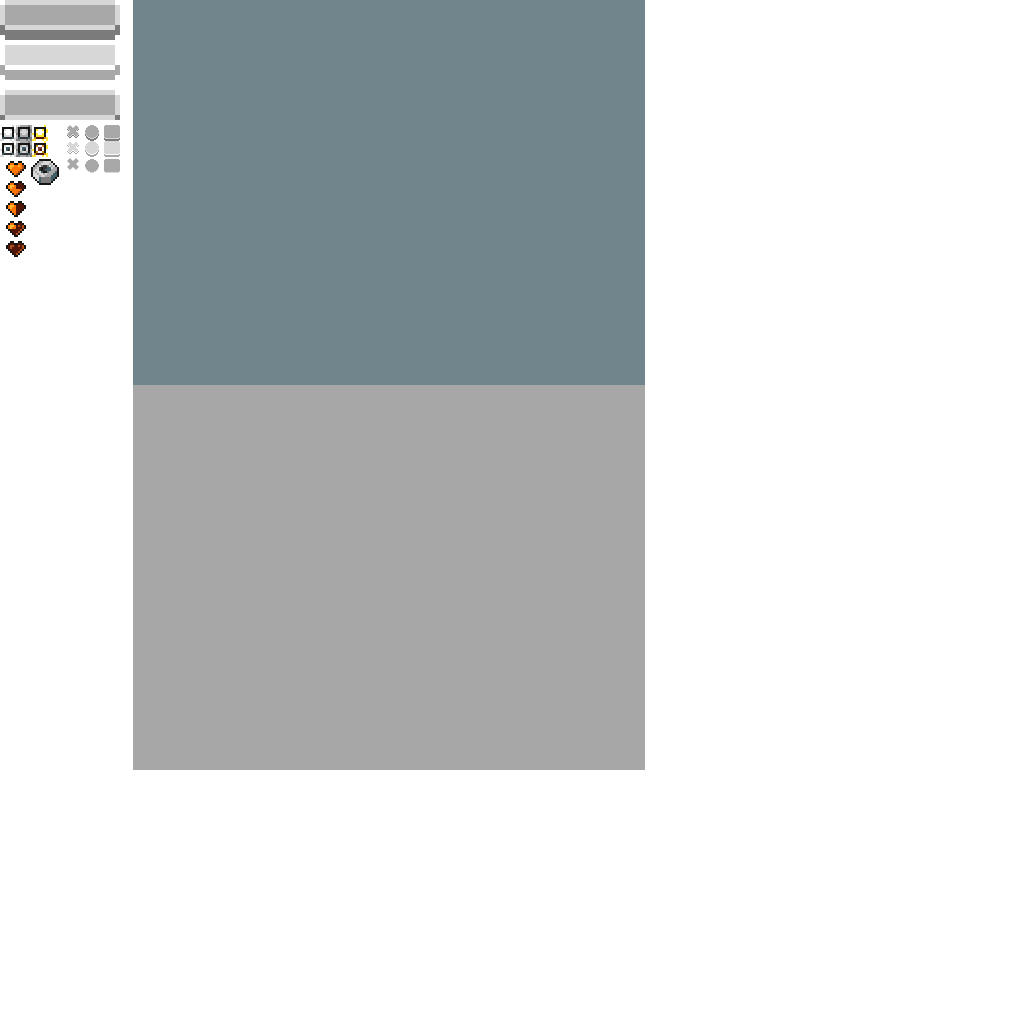
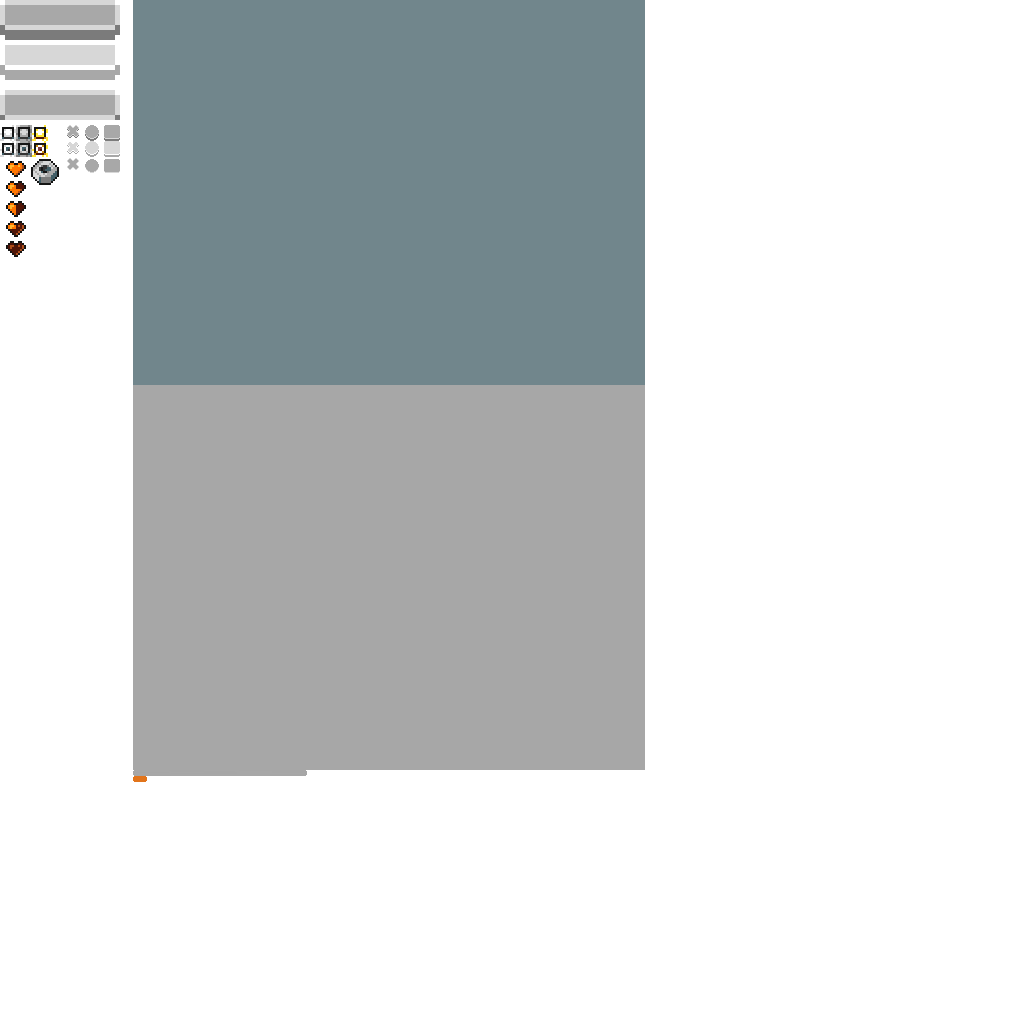
Two versions of the same layered image (1024x1024). Layer-by-layer changes:
added layer "Layer 4" above "Layer 3" over [133, 776, 147, 782]
added layer "Layer 3" above "Capa 8" over [133, 770, 307, 776]
